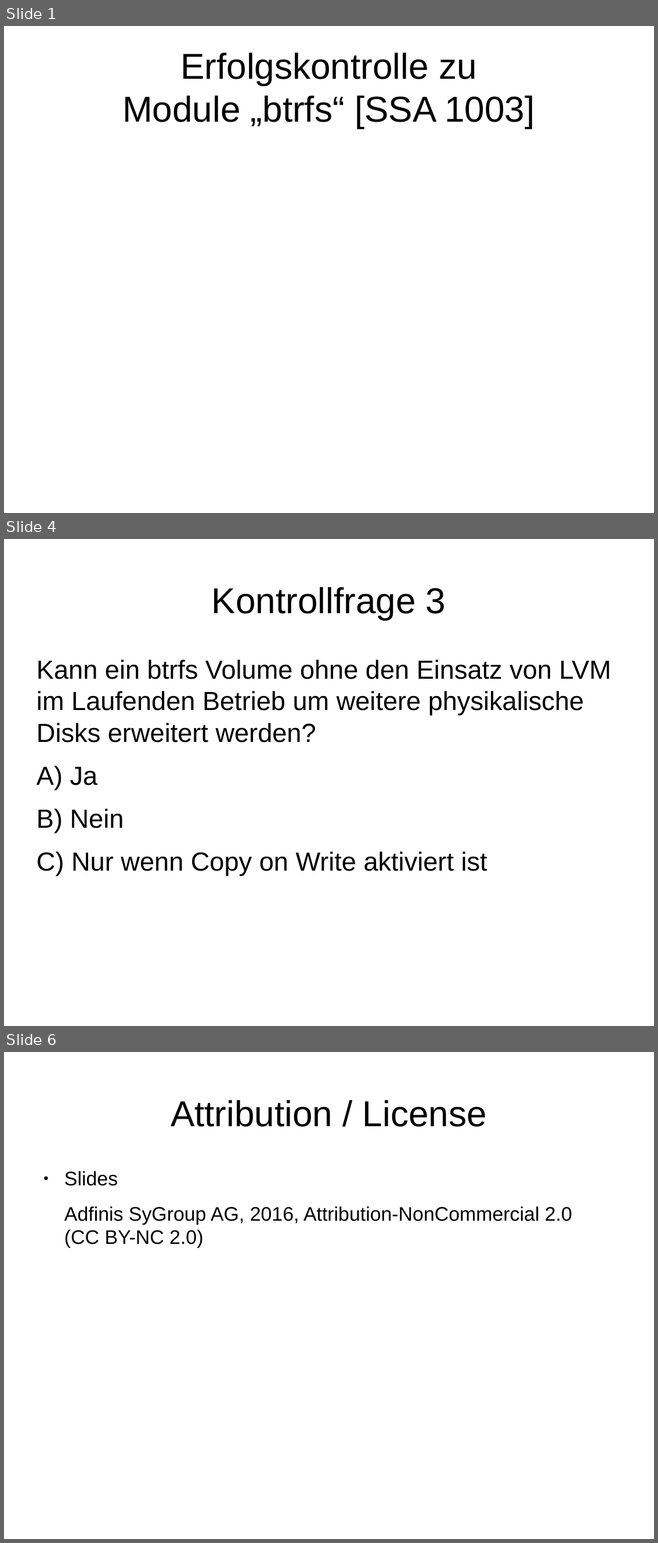
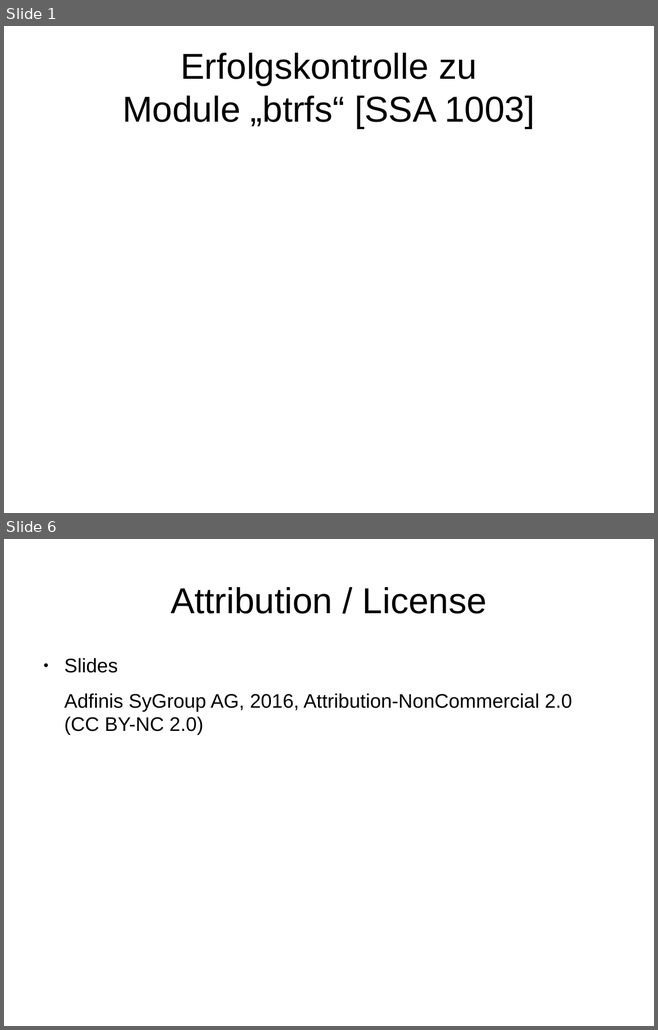
Before and after one commit to adfinis/adsy-trainings, a slide deck: SSA_SUSE-System-Administration/1006_snapper/modul_snapper_1006_04_check.odp. Shown one above the other, each under a label of ours: slides 1, 4 and 6 before the commit, slides 1 and 6 after it; the slides between them are not shown. The pictures are 658x1543 and 658x1030 pixels, drawn with LibreOffice and Linux fonts; fonts in the diff are those of the drawing. Boxes give left, top, right and bottom in pixels: in the first picture for what was removed or moved away, otherwise in the second. Text is boxed around its words. In the diff, an @@ line names an element or a change of style, - is before the commit and + after.

```diff
--- a/SSA_SUSE-System-Administration/1006_snapper/modul_snapper_1006_04_check.odp
+++ b/SSA_SUSE-System-Administration/1006_snapper/modul_snapper_1006_04_check.odp
@@ slide 4 removed at [4,539,654,1026], background #FFFFFF @@
@@ title removed at [212,587,446,620] @@
-Kontrollfrage 3
@@ text removed at [36,660,611,876] @@
-Kann ein btrfs Volume ohne den Einsatz von LVM im Laufenden Betrieb um weitere physikalische Disks erweitert werden?
-A) Ja
-B) Nein
-C) Nur wenn Copy on Write aktiviert ist
```
Also in this commit, not shown: 3 slides changed, 1 slide added, 2 other files.
